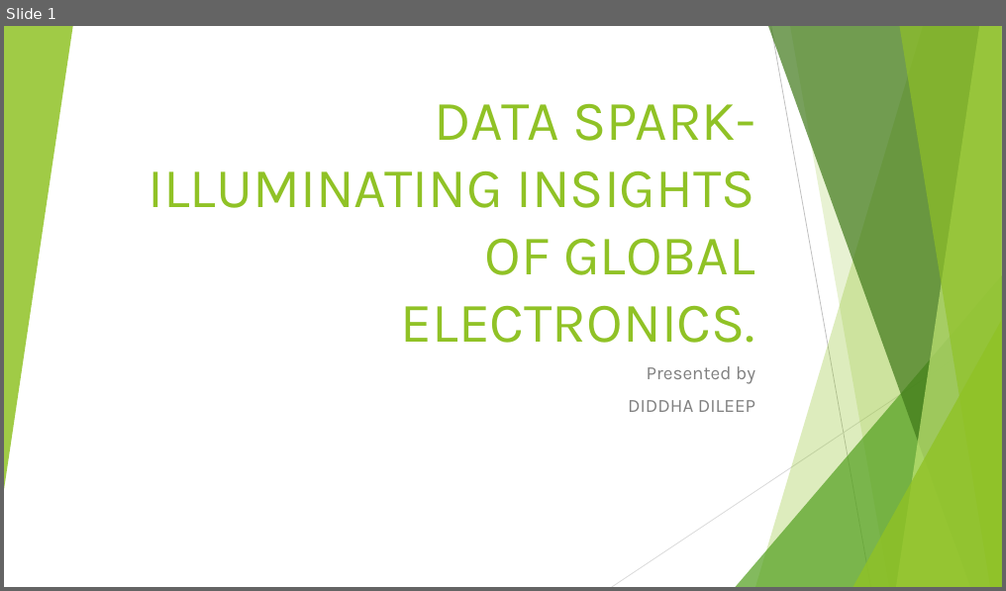
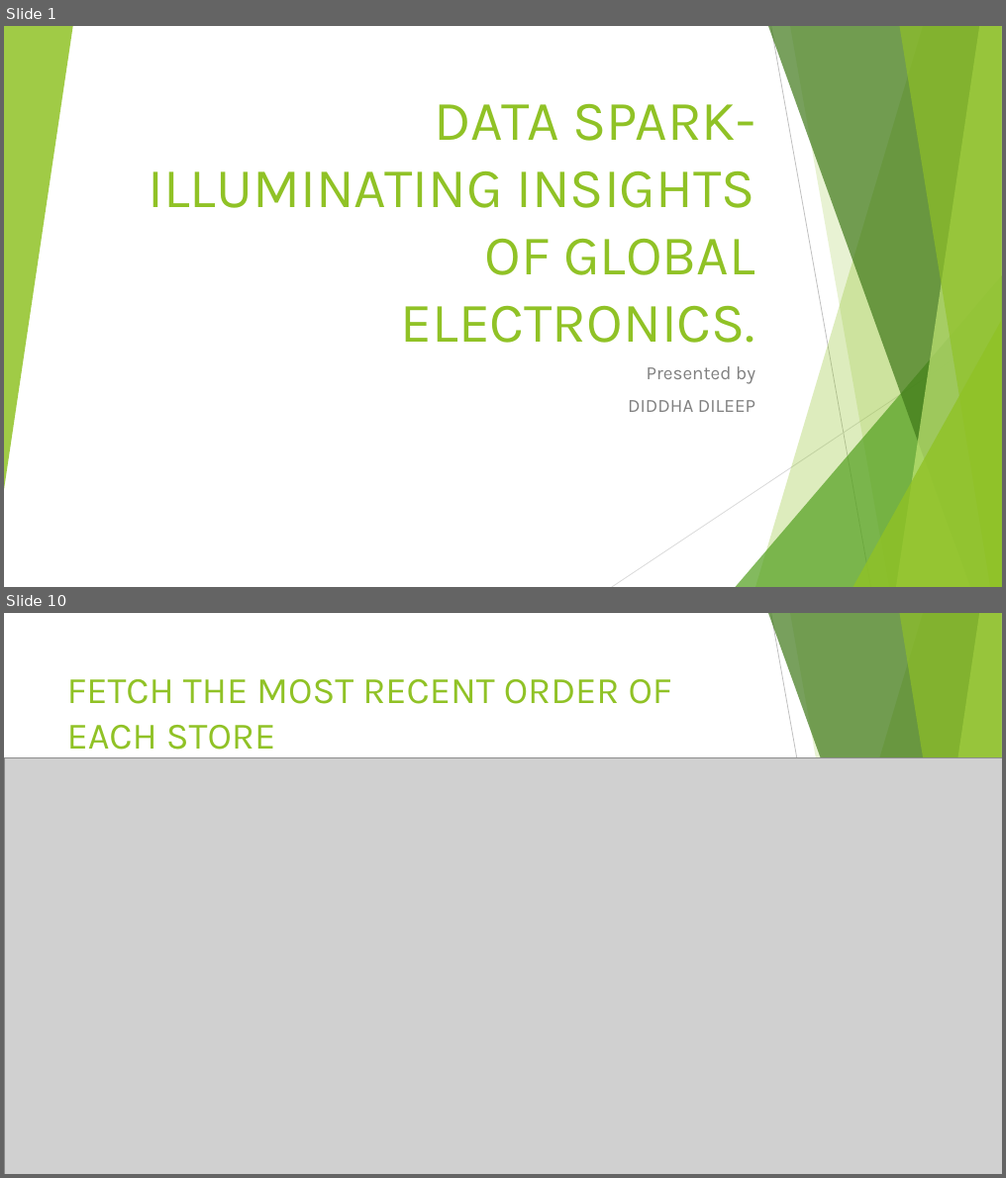
Before and after one commit to Diddha/data-spark-data-illuminating-insights-of-global-electronics, a slide deck: DATA SPARK-ILLUMINATING INSIGHTS OF GLOBAL ELECTRONICS.pptx. Shown one above the other, each under a label of ours: slide 1 before the commit, slides 1 and 10 after it; the slides between them are not shown. The pictures are 1006x591 and 1006x1178 pixels, drawn with LibreOffice and Linux fonts; fonts in the diff are those of the drawing; grey boxes stand for pictures. Boxes give left, top, right and bottom in pixels: in the first picture for what was removed or moved away, otherwise in the second. Text is boxed around its words. In the diff, an @@ line names an element or a change of style, - is before the commit and + after.

```diff
--- a/DATA SPARK-ILLUMINATING INSIGHTS OF GLOBAL ELECTRONICS.pptx
+++ b/DATA SPARK-ILLUMINATING INSIGHTS OF GLOBAL ELECTRONICS.pptx
@@ slide 10 added at bbox=[4, 613, 1002, 1174], background #FFFFFF; not listed: 9 template elements that a slide beside it also shows @@
@@ title added at bbox=[67, 679, 672, 750], 36 pt, text #90C226 @@
+FETCH THE MOST RECENT ORDER OF EACH STORE
@@ picture added at bbox=[4, 759, 1002, 1174] @@
@@ triangle added at bbox=[4, 942, 41, 1174], fill #90C226 at 85% opacity @@
```
Also in this commit, not shown: 9 other slides added, 10 slides removed.
